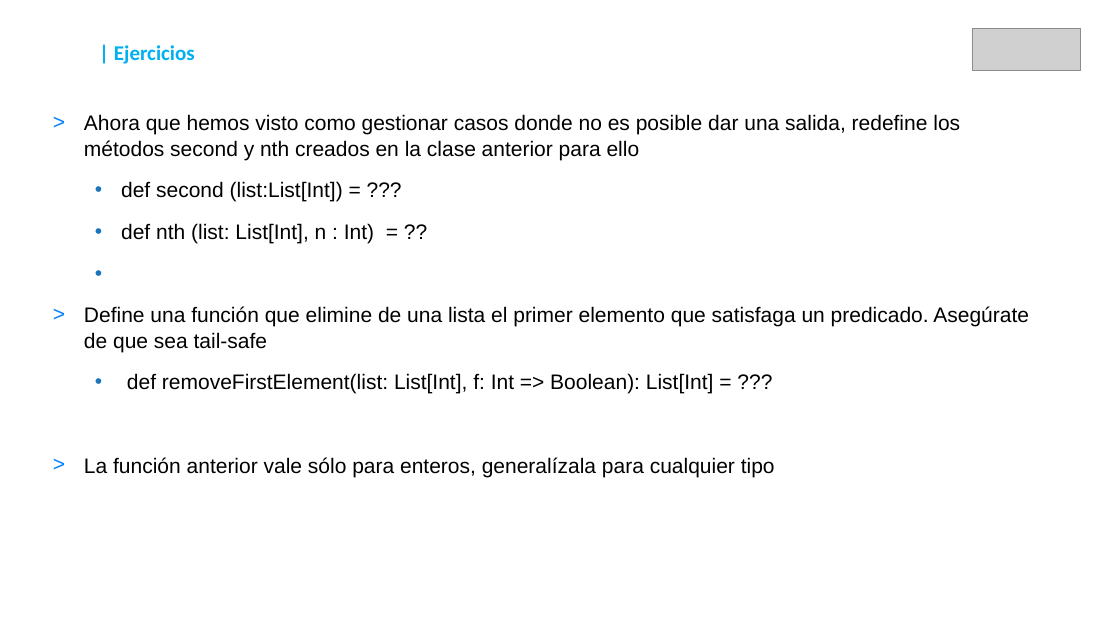
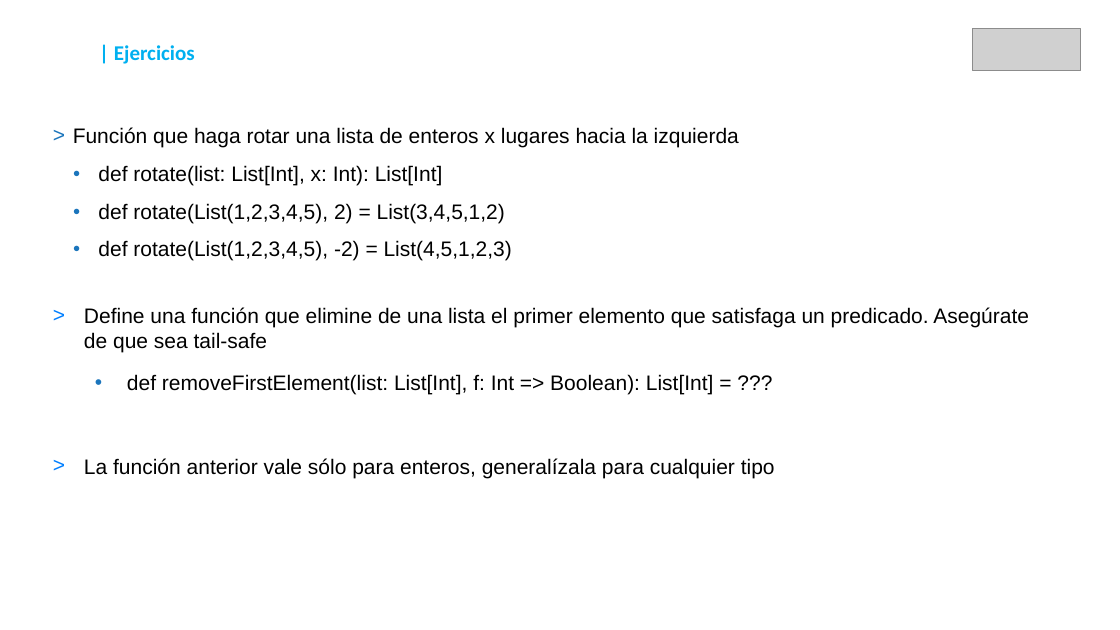
Before and after one commit to DaniGCaff/cursoScalaMay18, a slide deck: slide 22 of guiones/dia2.odp. Drawn at 1120x630 pixels with LibreOffice and Linux fonts; fonts in the diff are those of the drawing; grey boxes stand for pictures. Boxes give left, top, right and bottom in pixels: in the first picture for what was removed or moved away, otherwise in the second. Text is boxed around its words. In the diff, an @@ line names an element or a change of style, - is before the commit and + after.

```diff
--- a/guiones/dia2.odp
+++ b/guiones/dia2.odp
@@ text at [73, 127, 739, 261]: text changed @@
-> Ahora que hemos visto como gestionar casos donde no es posible dar una salida, redefine los métodos second y nth creados en la clase anterior para ello
-  • def second (list:List[Int]) = ???
-  • def nth (list: List[Int], n : Int) = ??
+> Función que haga rotar una lista de enteros x lugares hacia la izquierda
+  ● def rotate(list: List[Int], x: Int): List[Int]
+  ● def rotate(List(1,2,3,4,5), 2) = List(3,4,5,1,2)
+  ● def rotate(List(1,2,3,4,5), -2) = List(4,5,1,2,3)
```
Also in this commit, not shown: 1 other slide changed, 1 slide added, 8 other files.
